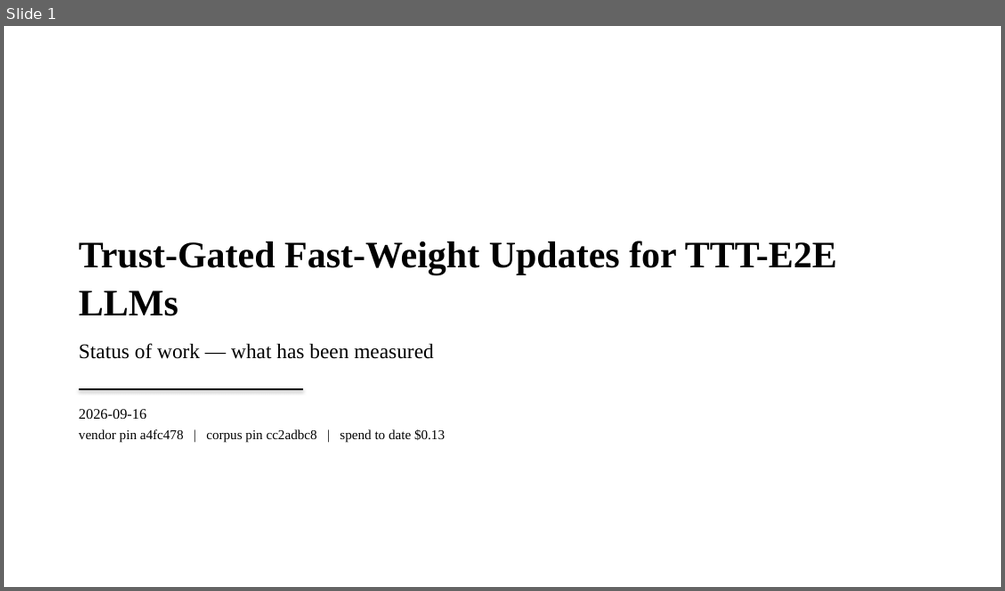
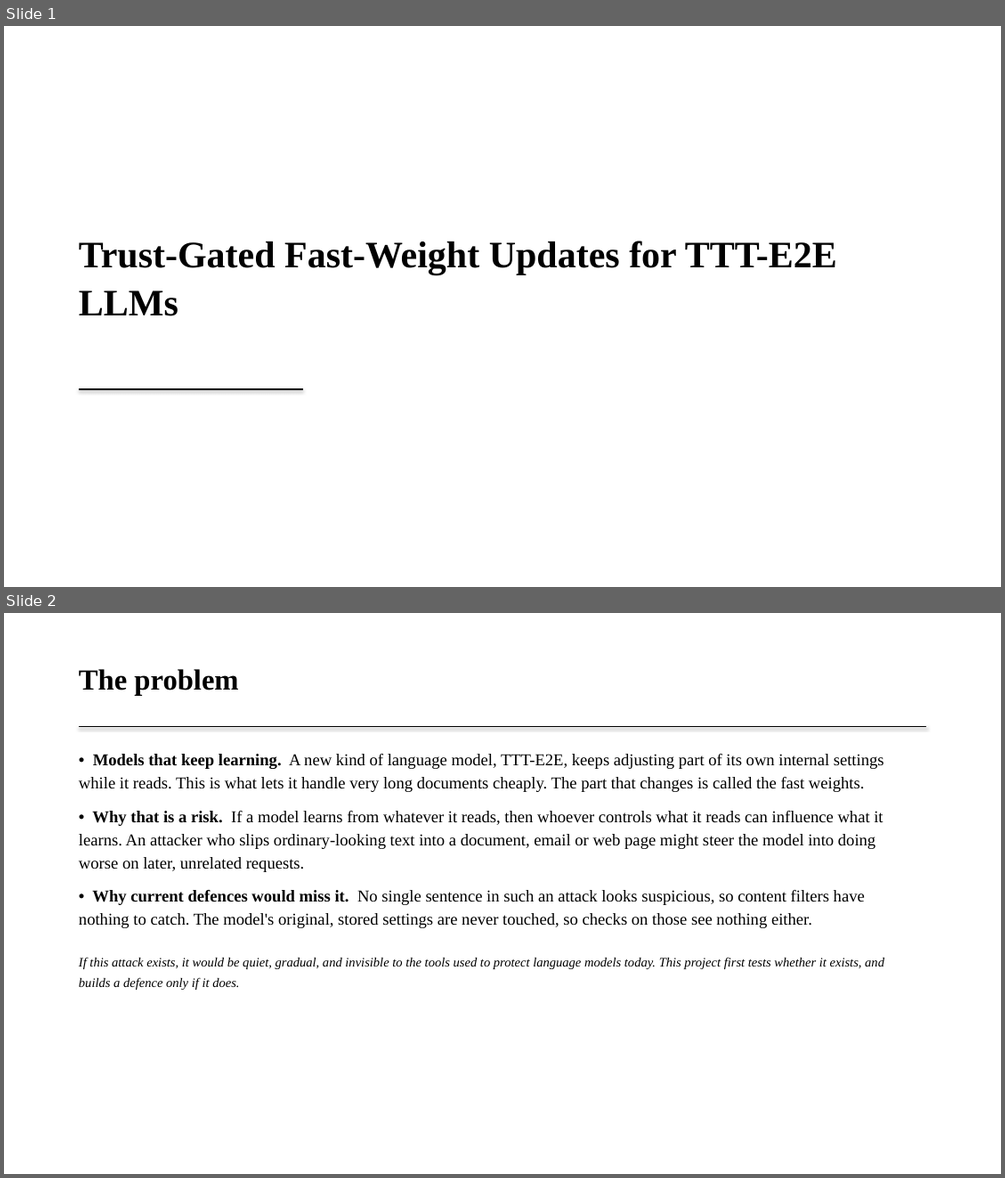
Before and after one commit to Deep-Learning-130/Trust-Gated-Fast-Weight-Updates-for-TTT-E2E-LLMs, a slide deck: docs/review/TrustGate_Results_2026-09-16.pptx. Shown one above the other, each under a label of ours: slide 1 before the commit, slides 1 and 2 after it. The pictures are 1005x591 and 1005x1178 pixels, drawn with LibreOffice and Linux fonts; fonts in the diff are those of the drawing. Boxes give left, top, right and bottom in pixels: in the first picture for what was removed or moved away, otherwise in the second. Text is boxed around its words. In the diff, an @@ line names an element or a change of style, - is before the commit and + after.

```diff
--- a/docs/review/TrustGate_Results_2026-09-16.pptx
+++ b/docs/review/TrustGate_Results_2026-09-16.pptx
@@ slide 2 added at [4, 613, 1001, 1174], background #FFFFFF @@
@@ text added at [79, 669, 238, 695], 28 pt, text #000000, bold @@
+The problem
@@ line added from (79, 727) to (926, 727), #000000 0.75 pt @@
@@ text added at [79, 754, 884, 928], 16 pt, text #000000 @@
+• Models that keep learning. A new kind of language model, TTT-E2E, keeps adjusting part of its own internal settings while it reads. This is what lets it handle very long documents cheaply. The part that changes is called the fast weights.
+• Why that is a risk. If a model learns from whatever it reads, then whoever controls what it reads can influence what it learns. An attacker who slips ordinary-looking text into a document, email or web page might steer the model into doing worse on later, unrelated requests.
+• Why current defences would miss it. No single sentence in such an attack looks suspicious, so content filters have nothing to catch. The model's original, stored settings are never touched, so checks on those see nothing either.
@@ text added at [79, 957, 884, 989], 12.5 pt, text #000000, italic @@
+If this attack exists, it would be quiet, gradual, and invisible to the tools used to protect language models today. This project first tests whether it exists, and builds a defence only if it does.
@@ slide 1 changed as well @@
@@ text "Trust-Gated Fast-Weight Updates for TTT-E2E ..." at [79, 240, 837, 316]: less space between paragraphs @@
@@ text at [79, 343, 433, 359]: paragraph removed @@
-Status of work — what has been measured
@@ text removed at [79, 409, 445, 443] @@
-2026-09-16
-vendor pin a4fc478 | corpus pin cc2adbc8 | spend to date $0.13
```
Also in this commit, not shown: 12 other slides added, 9 slides removed, 3 other files.
